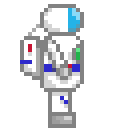
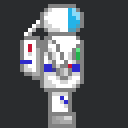
Revision of a layered 128x128 image; what changed, layer by layer:
showed "Hintergrund" over [0, 0, 128, 128]
